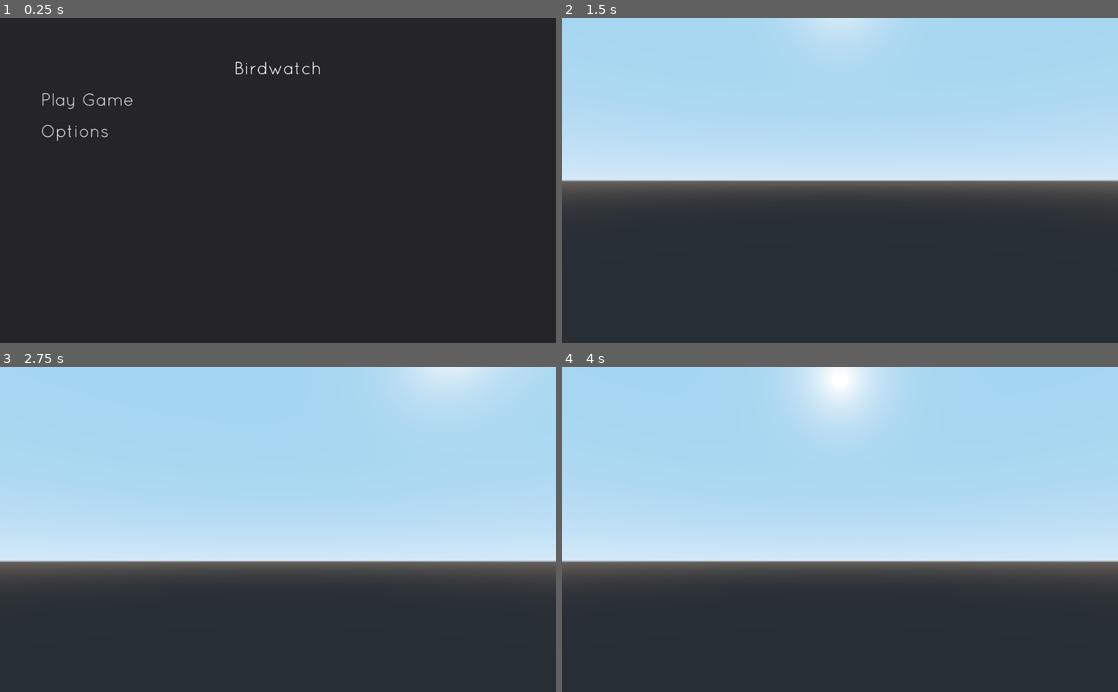
Above: before the commit, frames 1-4 (two rows, left to right).
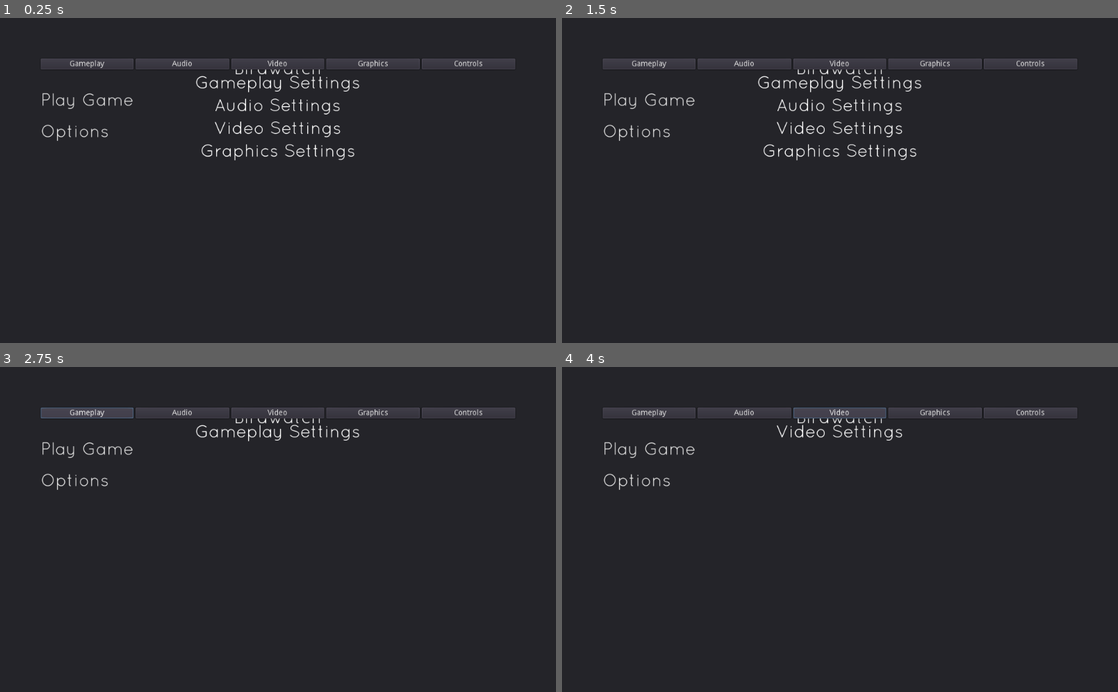
Above: after the commit, the same moments.

Repository: aacitelli/Birdwatch
Game: Godot game, scene res://UI/MainMenu.tscn
Two runs of this game, one before a commit and one after it. Both use one fixed random seed, a clock stepped at 60 frames per second and the inputs below.
Inputs (mouse positions are in pixels of both pictures, inside the frame that each line leads up to):
- Up to frame 1 (0.25 s): no input
- Up to frame 2 (1.5 s): click "Play Game" at 0.5 s; click (840, 99) at 1.25 s, where only the run after the commit has a clickable "Play Game"
- Up to frame 3 (2.75 s): click (88, 412) at 2 s, where only the run after the commit has a clickable "Gameplay"
- Up to frame 4 (4 s): click (745, 412) at 2.75 s, where only the run after the commit has a clickable "Audio"; click (840, 412) at 3.5 s, where only the run after the commit has a clickable "Video"

The runs differ from the first frame. In frame 1, 2.9% of the frame differs, in the area x 7-93%, y 12-44%; in frame 2, 55%; in frame 3, 65%, in the area x 0-100%, y 0-67%; in frame 4, 65%.

Commit message:
Remove unused scene

Diff:
--- a/UI/MainMenu.tscn
+++ b/UI/MainMenu.tscn
@@ -71,7 +71,6 @@
 align = 0
 
 [node name="OptionsMenuContainer" type="MarginContainer" parent="MainMenuBackground"]
-visible = false
 anchor_right = 1.0
 anchor_bottom = 1.0
 custom_constants/margin_right = 75
@@ -89,38 +88,42 @@
 margin_bottom = 525.0
 
 [node name="SectionSelector" type="HBoxContainer" parent="MainMenuBackground/OptionsMenuContainer/OptionsMenu"]
-margin_right = 322.0
-margin_bottom = 20.0
-size_flags_horizontal = 2
+margin_right = 874.0
+margin_bottom = 20.0
 size_flags_vertical = 0
 
 [node name="GameplaySectionButton" type="Button" parent="MainMenuBackground/OptionsMenuContainer/OptionsMenu/SectionSelector"]
-margin_right = 76.0
-margin_bottom = 20.0
+margin_right = 171.0
+margin_bottom = 20.0
+size_flags_horizontal = 3
 text = "Gameplay"
 
 [node name="AudioSectionButton" type="Button" parent="MainMenuBackground/OptionsMenuContainer/OptionsMenu/SectionSelector"]
-margin_left = 80.0
-margin_right = 129.0
-margin_bottom = 20.0
+margin_left = 175.0
+margin_right = 346.0
+margin_bottom = 20.0
+size_flags_horizontal = 3
 text = "Audio"
 
 [node name="VideoSectionButton" type="Button" parent="MainMenuBackground/OptionsMenuContainer/OptionsMenu/SectionSelector"]
-margin_left = 133.0
-margin_right = 181.0
-margin_bottom = 20.0
+margin_left = 350.0
+margin_right = 521.0
+margin_bottom = 20.0
+size_flags_horizontal = 3
 text = "Video"
 
 [node name="GraphicsSectionButton" type="Button" parent="MainMenuBackground/OptionsMenuContainer/OptionsMenu/SectionSelector"]
-margin_left = 185.0
-margin_right = 253.0
-margin_bottom = 20.0
+margin_left = 525.0
+margin_right = 696.0
+margin_bottom = 20.0
+size_flags_horizontal = 3
 text = "Graphics"
 
 [node name="ControlsSectionButton" type="Button" parent="MainMenuBackground/OptionsMenuContainer/OptionsMenu/SectionSelector"]
-margin_left = 257.0
-margin_right = 322.0
-margin_bottom = 20.0
+margin_left = 700.0
+margin_right = 874.0
+margin_bottom = 20.0
+size_flags_horizontal = 3
 text = "Controls"
 
 [node name="Gameplay" type="VBoxContainer" parent="MainMenuBackground/OptionsMenuContainer/OptionsMenu"]
--- a/UI/Options.tscn
+++ /dev/null
@@ -1,8 +0,0 @@
-[gd_scene format=2]
-
-[node name="Control" type="Control"]
-anchor_right = 1.0
-anchor_bottom = 1.0
-__meta__ = {
-"_edit_use_anchors_": false
-}
Empty file removed: UI/OptionsMenu.gd
